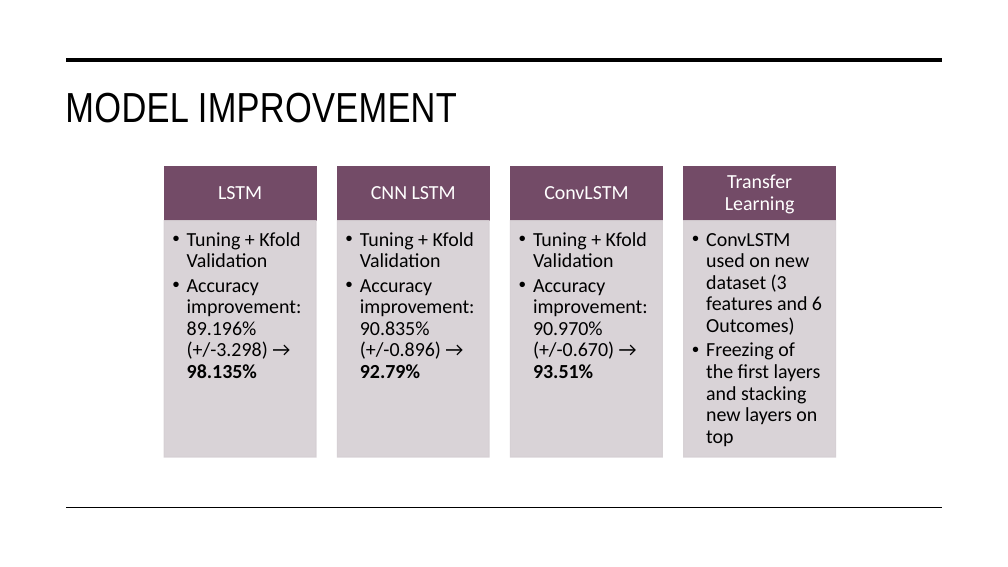
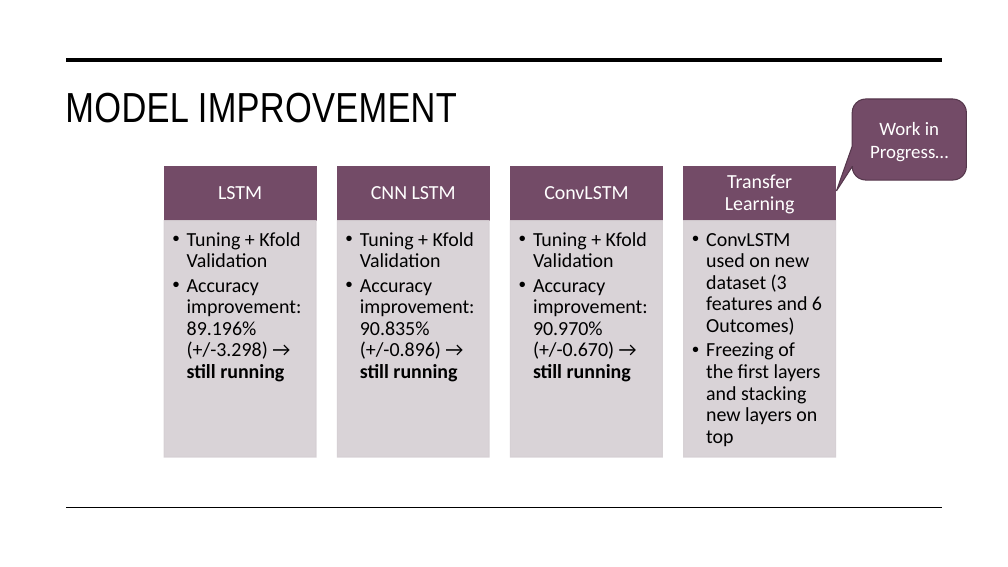
Before and after one commit to Entspannter/CrispCerebella, a slide deck: slide 3 of Presentations/DL_Presentation_15_07_2021.pptx. Drawn at 1008x567 pixels with LibreOffice and Linux fonts; fonts in the diff are those of the drawing. Boxes give left, top, right and bottom in pixels: in the first picture for what was removed or moved away, otherwise in the second. Text is boxed around its words. In the diff, an @@ line names an element or a change of style, - is before the commit and + after.

```diff
--- a/Presentations/DL_Presentation_15_07_2021.pptx
+++ b/Presentations/DL_Presentation_15_07_2021.pptx
@@ rounded speech box added at <box>852,99,966,180</box>, fill #734B67, outline #55374C 1 pt, 18 pt, text #FFFFFF @@
+Work in Progress…
@@ text at <box>187,279,302,382</box>: text changed @@
-  •• Accuracy improvement: 89.196% (+/-3.298) → 98.135%
+  • Accuracy improvement: 89.196% (+/-3.298) → still running
@@ text at <box>360,279,475,382</box>: text changed @@
-  •• Accuracy improvement: 90.835% (+/-0.896) → 92.79%
+  • Accuracy improvement: 90.835% (+/-0.896) → still running
@@ text at <box>533,279,648,382</box>: text changed @@
-  •• Accuracy improvement: 90.970% (+/-0.670) → 93.51%
+  • Accuracy improvement: 90.970% (+/-0.670) → still running
```
Also in this commit, not shown: 6 other files.
